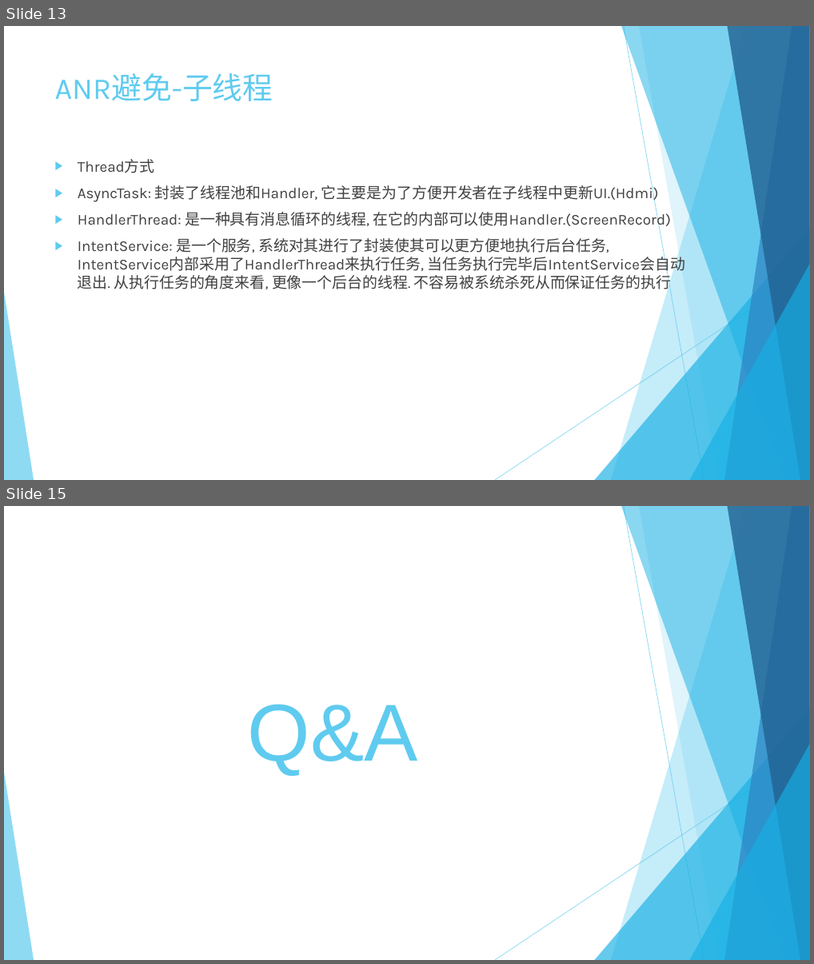
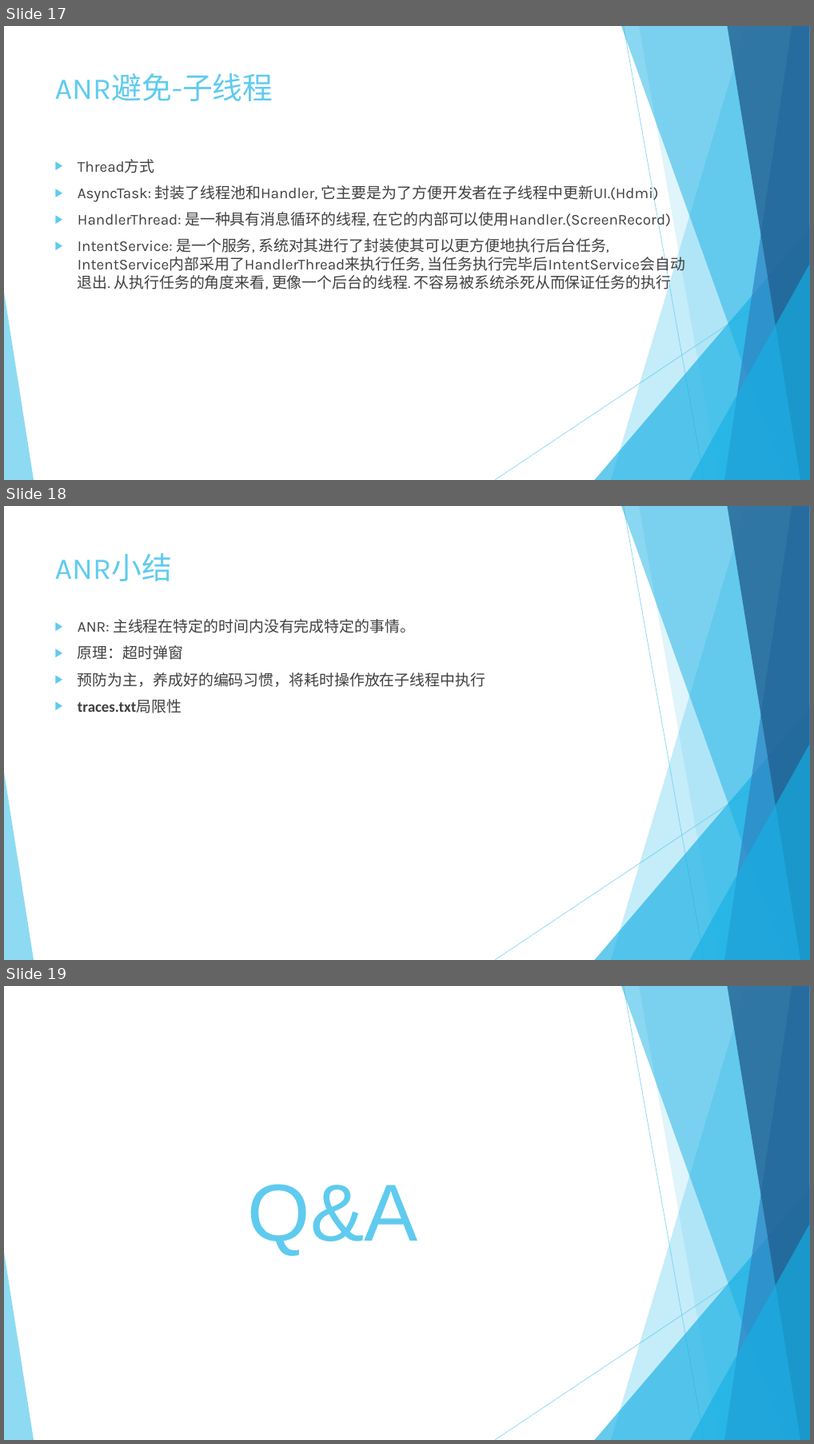
Before and after one commit to keyguansz/asys, a slide deck: debug/ANR原理简介.pptx. Shown one above the other, each under a label of ours: slides 13 and 15 before the commit, slides 17, 18 and 19 after it; the slides between them are not shown. The pictures are 814x964 and 814x1444 pixels, drawn with LibreOffice and Linux fonts; fonts in the diff are those of the drawing. Boxes give left, top, right and bottom in pixels: in the first picture for what was removed or moved away, otherwise in the second. Text is boxed around its words. In the diff, an @@ line names an element or a change of style, - is before the commit and + after.

```diff
--- a/debug/ANR原理简介.pptx
+++ b/debug/ANR原理简介.pptx
@@ slide 18 added at box(4, 506, 810, 960), background #FFFFFF; not listed: 10 template elements that a slide beside it also shows @@
@@ title added at box(55, 553, 172, 581), 36 pt, text #5FCBEF @@
+ANR小结
@@ text added at box(78, 619, 486, 713), 18 pt, text #404040 @@
+▶ ANR: 主线程在特定的时间内没有完成特定的事情。
+▶ 原理：超时弹窗
+▶ 预防为主，养成好的编码习惯，将耗时操作放在子线程中执行
+▶ traces.txt局限性
@@ what was slide 13 is now slide 17 @@
@@ what was slide 15 is now slide 19 @@
```
Also in this commit, not shown: 3 slides changed, 7 other slides added, 4 slides removed, 46 other files.
